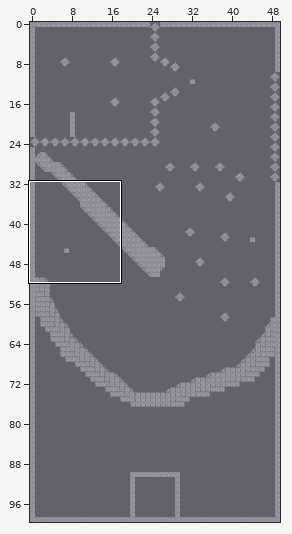
Tiled map (JSON), stored at core/assets/Oliver_level2-4.tmj. The picture above shows the old version from afar; the outline marks the close-up.
Close-up. Before the edit:
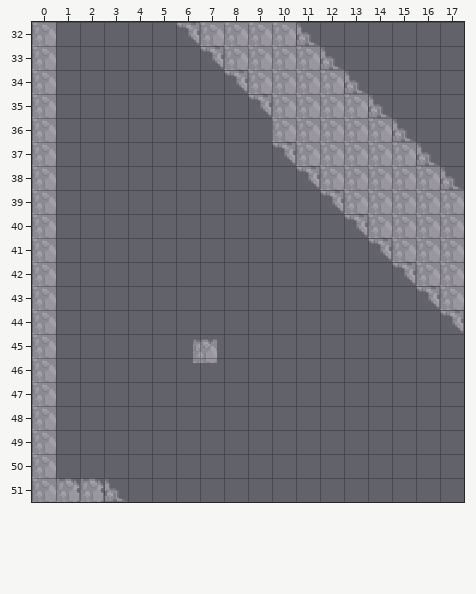
Cells are 16x16 px. Shown: x 0..17, y 32..51. The commit also changed other parts of the map, which this record leaves out.
And afterwards:
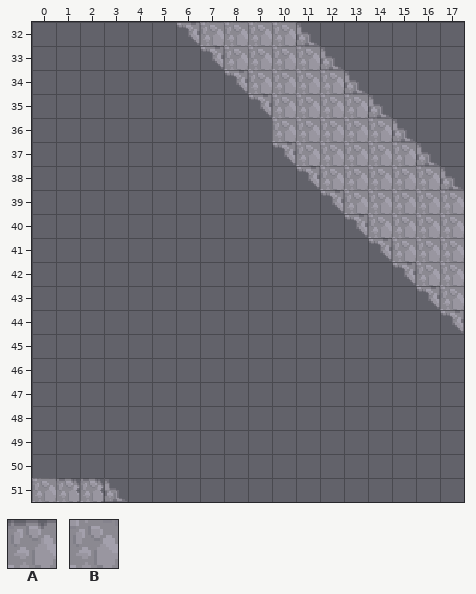
Key: from "tileset": A 1 "GameObject", B 17 "GameObject".
_ is an empty cell.
Objects are placed by their top-left corner, in cells (3,4 is the top-left corner of cell 3,4); size is 1x1 cell unless given.
Change:
Layer "Tile Layer 1":
y 32..50: x 0 B -> _
Layer "Object Layer 1":
removed: A "refill" at 6.7,45.2
